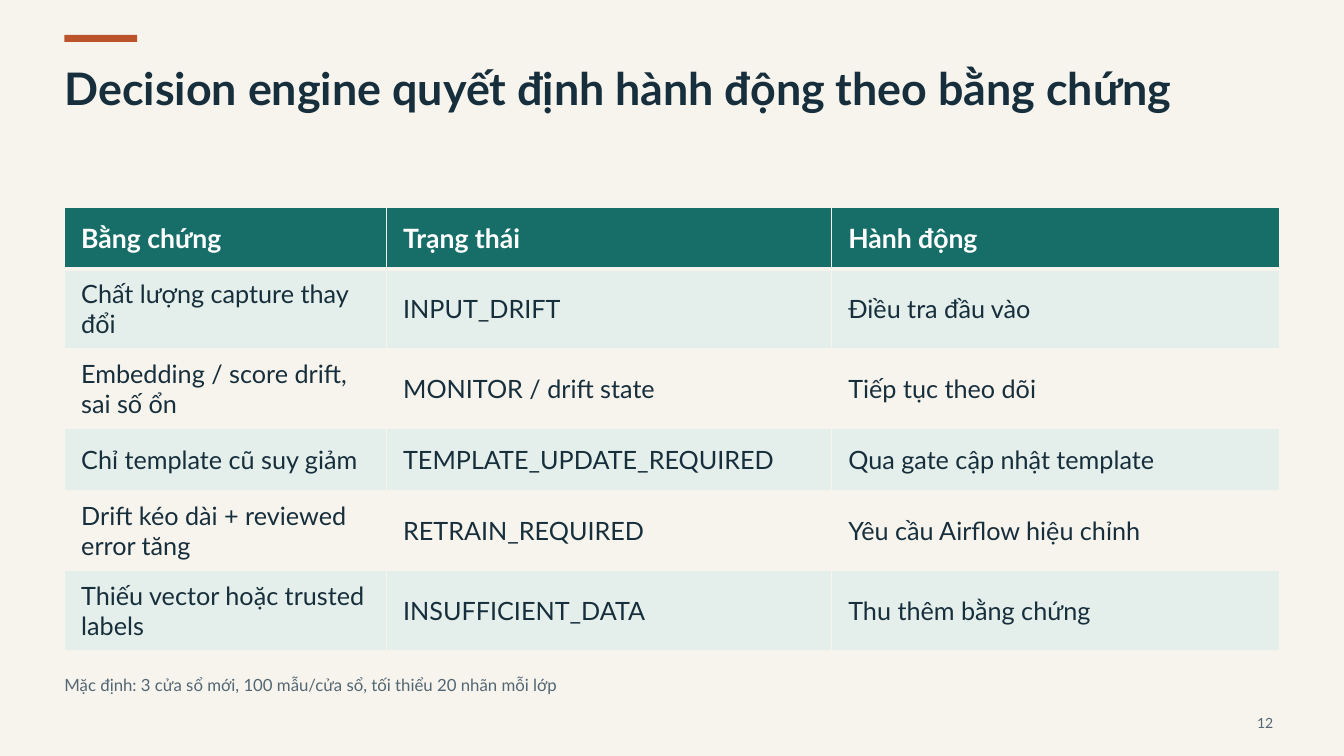
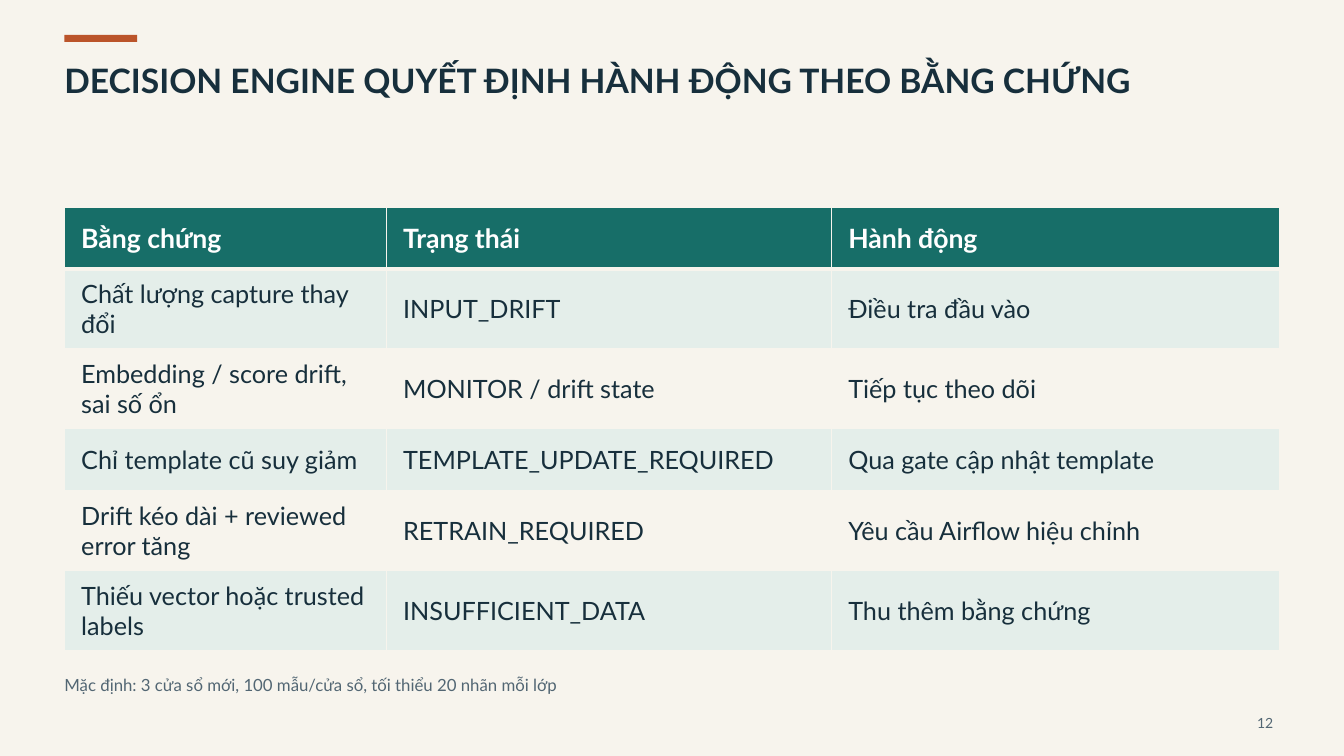
Before and after one commit to FSB-MSA36HN/DDM501-face-voice-proctoring, a slide deck: slide 12 of docs/presentation/DDM501_Defense_15p_Demo13p_QA10p.pptx. Drawn at 1344x756 pixels with LibreOffice and Linux fonts; fonts in the diff are those of the drawing. Boxes give left, top, right and bottom in pixels: in the first picture for what was removed or moved away, otherwise in the second. Text is boxed around its words. In the diff, an @@ line names an element or a change of style, - is before the commit and + after.

```diff
--- a/docs/presentation/DDM501_Defense_15p_Demo13p_QA10p.pptx
+++ b/docs/presentation/DDM501_Defense_15p_Demo13p_QA10p.pptx
@@ text at box(64, 65, 1131, 100): text changed; size 32 to 24 pt @@
-Decision engine quyết định hành động theo bằng chứng
+DECISION ENGINE QUYẾT ĐỊNH HÀNH ĐỘNG THEO BẰNG CHỨNG
```
Also in this commit, not shown: 31 other slides changed, 2 other files.
